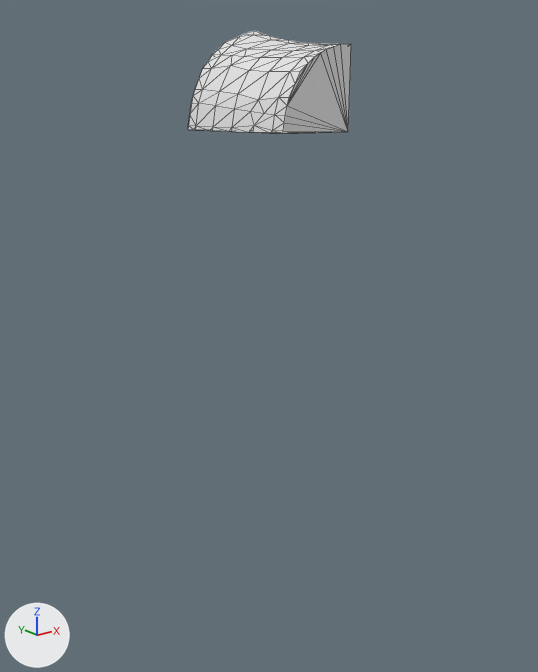
The glTF model assets/terrain/surface_pieces/surf_1_18.glb as it was, and as the next commit left it.
One viewpoint serves both versions: a camera (50 mm lens) standing at (-118.0, -3.3, -29.1) and looking at (-101.3, 17.6, -37.4). The axes (+X, +Y, +Z) are drawn at lower left. The lights are the same throughout. The older version comes first. Mesh edges are drawn as thin lines. Where no turn or scale is listed for an object, it has been applied to the vertices.

The scene before the commit, as lines of its bpy script (objects in view):
```python
me_geometry_0 = bpy.data.meshes.new('geometry_0')
me_geometry_0.from_pydata(...)  # 90 vertices, 176 faces; spans x -103.02..-100.0, y 15.0..20.0, z -30.0..-26.57
ob_geometry_0 = bpy.data.objects.new('geometry_0', me_geometry_0)
ob_geometry_0.location = (0.0, 0.0, 0.0)
```
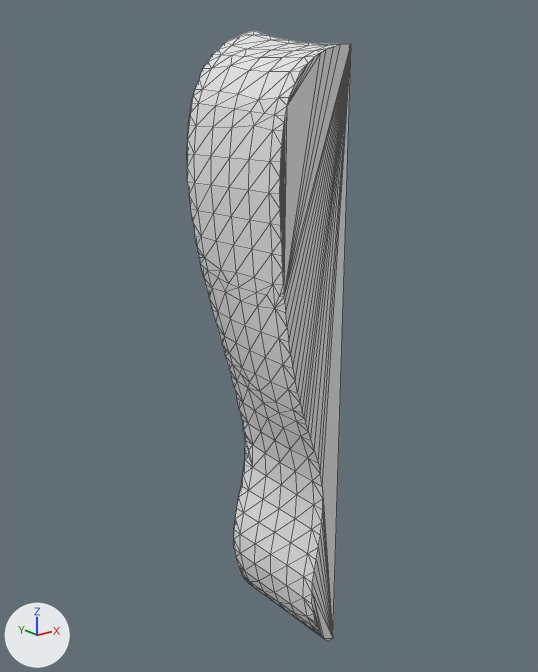
Edits to the scene script, one JSON object a line:
```json
{"block": "me_geometry_0", "where": "# used by ob_geometry_0; location = (0.0, 0.0, 0.0)"}
{"op": "remove", "block": "me_geometry_0", "code": "me_geometry_0.from_pydata(...)  # 90 vertices, 176 faces; spans x -103.02..-100.0, y 15.0..20.0, z -30.0..-26.57"}
{"op": "add", "block": "me_geometry_0", "code": "me_geometry_0.from_pydata(...)  # 306 vertices, 608 faces; spans x -103.13..-100.0, y 15.0..20.0, z -50.0..-26.57"}
{"block": "me_geometry_0", "change": "me_geometry_0 part 1"}
{"block": "me_geometry_0", "change": "14 vertices are removed from x -103.02..-100.0, y 15.0..20.0, z -30.0"}
{"block": "me_geometry_0", "change": "62 faces are deleted"}
{"block": "me_geometry_0", "change": "224 vertices are added at x -103.13..-100.0, y 15.0..20.0, z -50.0..-30.35"}
{"block": "me_geometry_0", "change": "6 new vertices lie (0.0, 0.5, 0.0) away from vertices in x -101.2..-100.59, y 15.0..19.5, z -49.87..-44.86"}
{"block": "me_geometry_0", "change": "494 new faces join them"}
```

What differs and where, as boxes (x1, y1, x2, y2) in the pictures (538 x 672 px):
```json
{"object": "geometry_0", "change": "reshaped", "before": [188, 30, 351, 134], "after": [187, 30, 351, 641], "on screen": "483% taller"}
{"part": 1, "of": "me_geometry_0", "change": "built on", "before": [188, 43, 351, 134], "after": [187, 43, 351, 641]}
```
